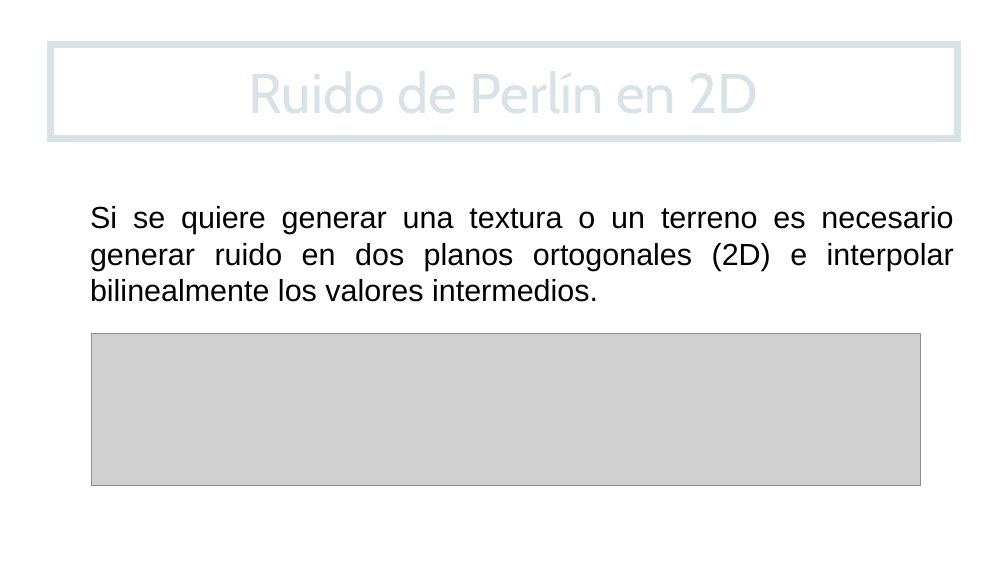
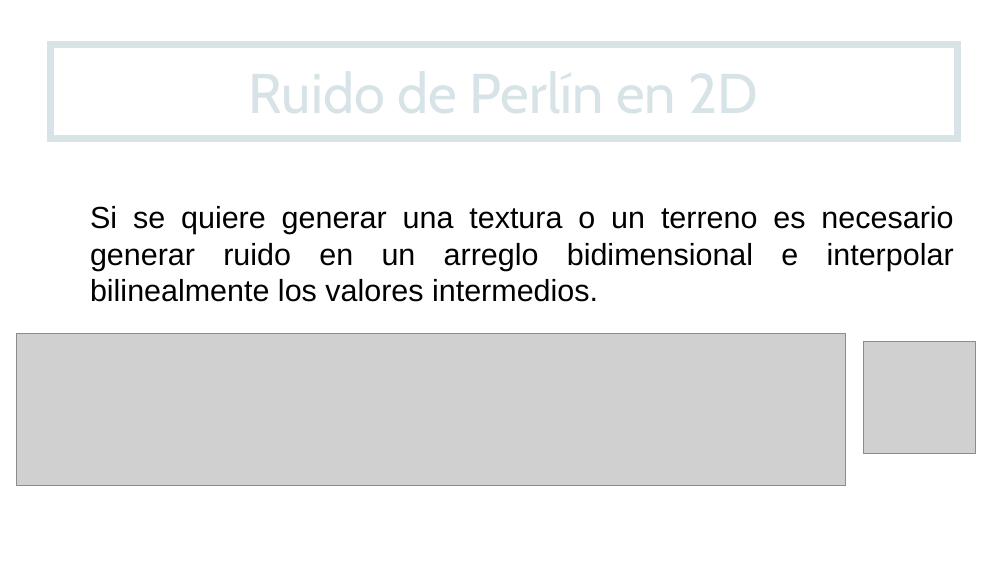
Before and after one commit to sebasdeharbe/OpenGL-TerrenoProcedural, a slide deck: slide 9 of About_this.odp (slide 7 before the commit). Drawn at 1008x567 pixels with LibreOffice and Linux fonts; fonts in the diff are those of the drawing; grey boxes stand for pictures; background and template pictures are left out. Boxes give left, top, right and bottom in pixels: in the first picture for what was removed or moved away, otherwise in the second. Text is boxed around its words. In the diff, an @@ line names an element or a change of style, - is before the commit and + after.

Commit message:
Update final final final v1.0

```diff
--- a/About_this.odp
+++ b/About_this.odp
@@ text at <box>90,206,954,302</box>: text changed @@
-Si se quiere generar una textura o un terreno es necesario generar ruido en dos planos ortogonales (2D) e interpolar bilinealmente los valores intermedios.
+Si se quiere generar una textura o un terreno es necesario generar ruido en un arreglo bidimensional e interpolar bilinealmente los valores intermedios.
@@ picture: place and size @@
-picture at <box>91,334,921,487</box>
+picture at <box>16,334,846,487</box>
@@ picture added at <box>864,342,976,454</box> @@
```
Also in this commit, not shown: 4 other slides changed, 3 slides added.
